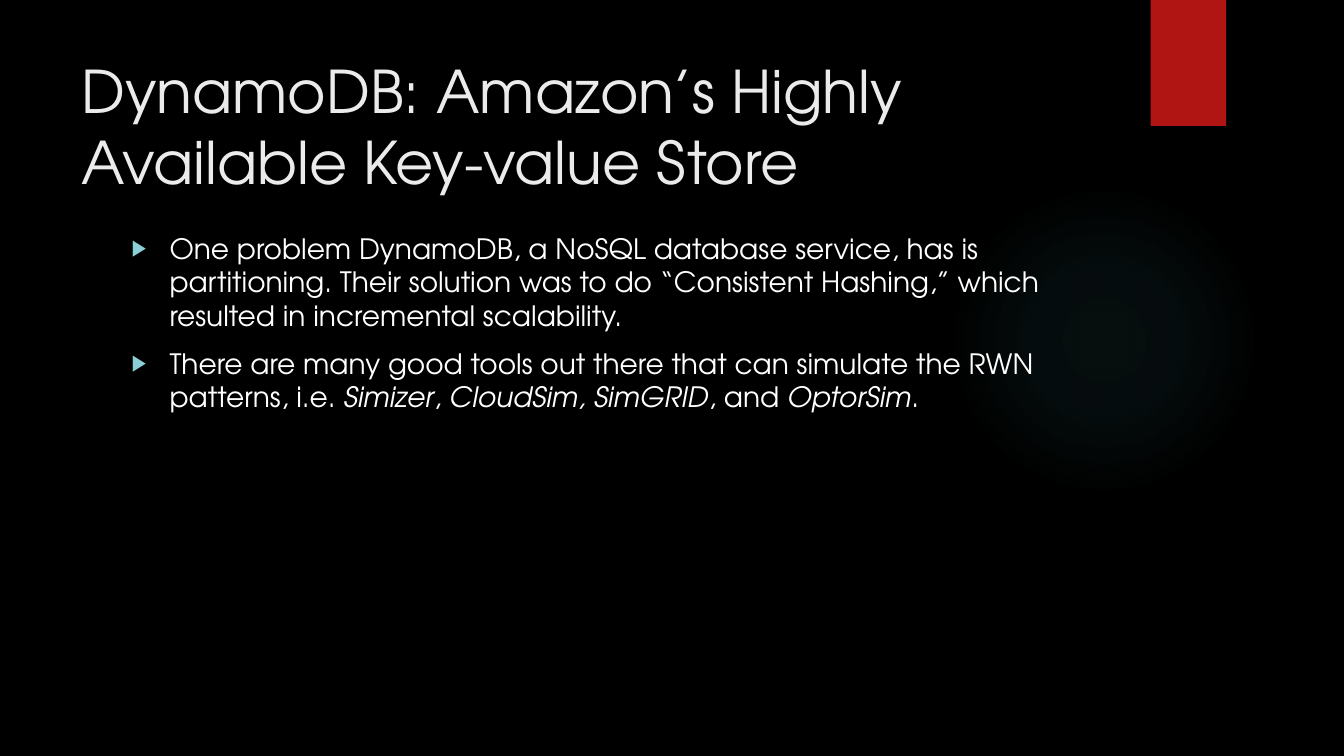
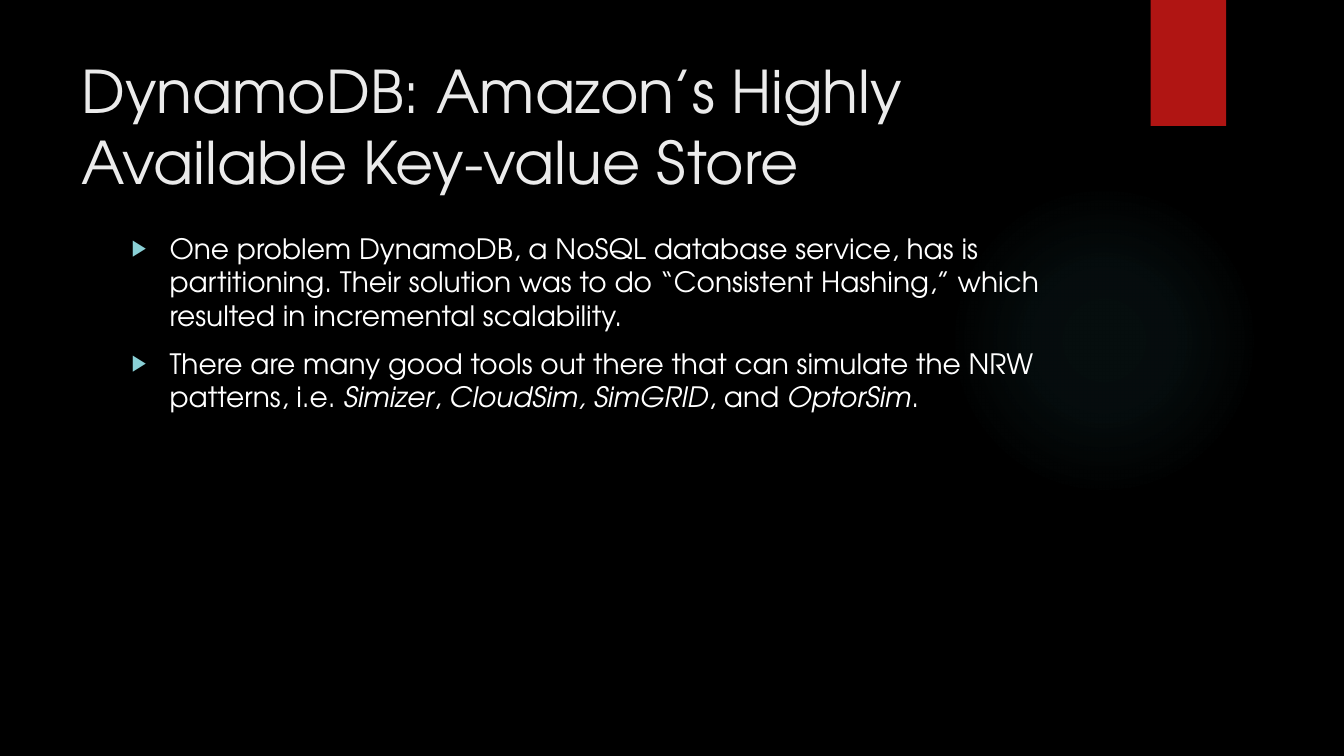
Before and after one commit to MaxWOU/cs364pptx, a slide deck: slide 12 of group6slidshow.pptx. Drawn at 1344x756 pixels with LibreOffice and Linux fonts; fonts in the diff are those of the drawing; background and template pictures are left out. Boxes give left, top, right and bottom in pixels: in the first picture for what was removed or moved away, otherwise in the second. Text is boxed around its words. In the diff, an @@ line names an element or a change of style, - is before the commit and + after.

```diff
--- a/group6slidshow.pptx
+++ b/group6slidshow.pptx
@@ text at (170, 353, 1034, 413): text changed @@
-▶ There are many good tools out there that can simulate the RWN patterns, i.e. Simizer, CloudSim, SimGRID, and OptorSim.
+▶ There are many good tools out there that can simulate the NRW patterns, i.e. Simizer, CloudSim, SimGRID, and OptorSim.
```
Also in this commit, not shown: 1 other slide changed.
